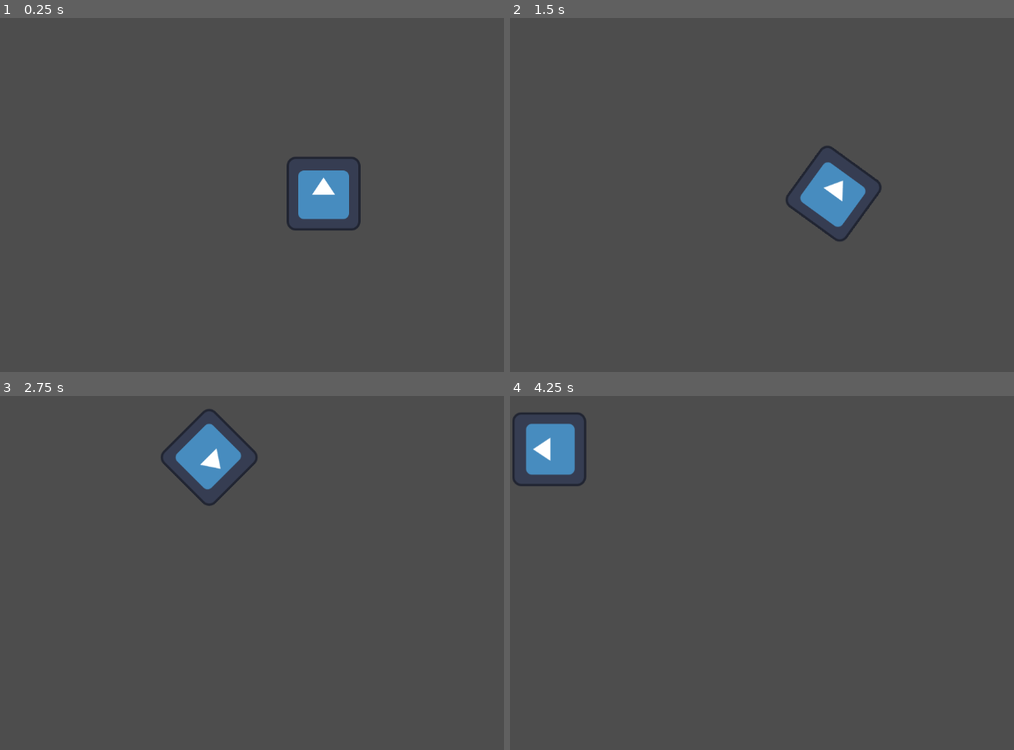
Above: before the commit, frames 1-4 (two rows, left to right).
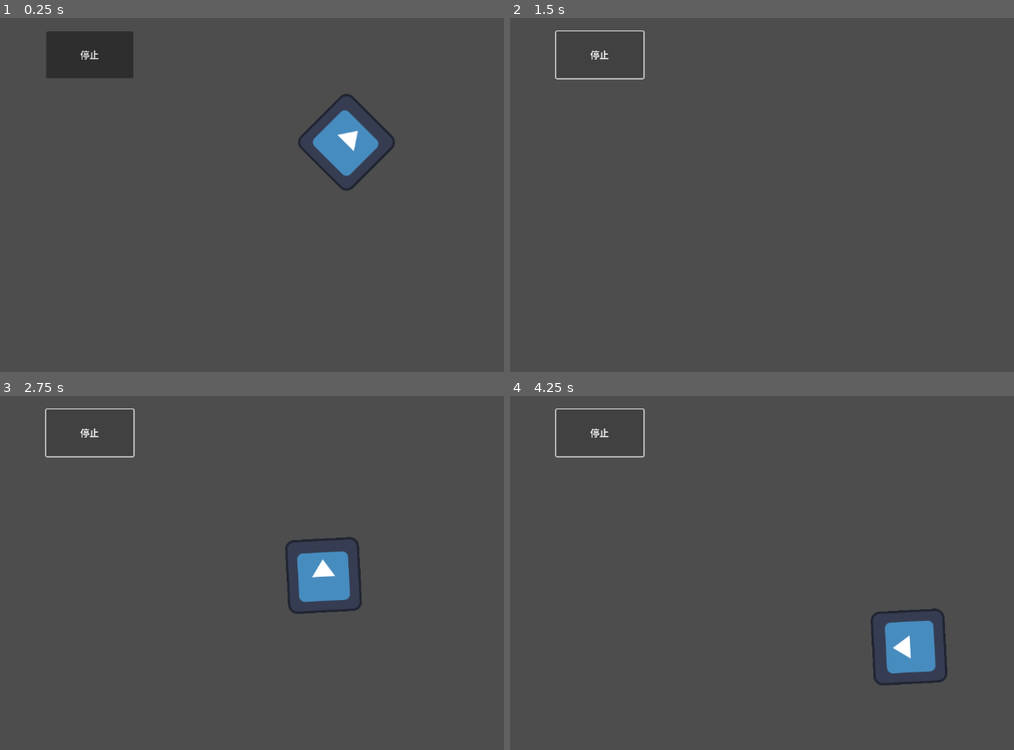
Above: after the commit, the same moments.

Repository: 471448446/DGodot
Game: Godot game, scene res://node_2d.tscn
Two runs of this game, one before a commit and one after it. Both use one fixed random seed, a clock stepped at 60 frames per second and the inputs below. Before the commit the project starts from res://sprite_2d.tscn. The engine's default icon, where the game draws it, is replaced by a stand-in: a white triangle on a blue panel in a dark square.
Inputs (mouse positions are in pixels of both pictures, inside the frame that each line leads up to):
- Up to frame 1 (0.25 s): no input
- Up to frame 2 (1.5 s): click (600, 53) at 0.5 s, where only the run after the commit has a clickable "停止"; tap Enter at 1.25 s; hold Right (ui_right) from 1.28 s (still down)
- Up to frame 3 (2.75 s): release Right (ui_right) at 2.03 s; hold Down (ui_down) from 2.03 s (still down)
- Up to frame 4 (4.25 s): release Down (ui_down) at 2.78 s; hold Right (ui_right) 2.78-3.53 s; hold Up (ui_up) from 3.53 s (still down)

The runs differ from the first frame. In frame 1, 5.7% of the frame differs, in the area x 9-79%, y 3-60%; in frame 2, 2.1%; in frame 3, 3.9%; in frame 4, 3.8%.

Commit message:
信号处理

Diff:
--- /dev/null
+++ b/HelloGDscript/node_2d.tscn
@@ -0,0 +1,19 @@
+[gd_scene load_steps=2 format=3 uid="uid://b4msuc5dv08jw"]
+
+[ext_resource type="PackedScene" uid="uid://cibtyem2ig7hm" path="res://sprite_2d.tscn" id="1_ni12e"]
+
+[node name="Node2D" type="Node2D"]
+
+[node name="Sprite2D" parent="." instance=ExtResource("1_ni12e")]
+
+[node name="MyTimer" type="Timer" parent="Sprite2D"]
+autostart = true
+
+[node name="Button" type="Button" parent="."]
+offset_left = 80.0
+offset_top = 58.0
+offset_right = 231.0
+offset_bottom = 139.0
+text = "停止"
+
+[connection signal="pressed" from="Button" to="Sprite2D" method="_on_button_pressed"]
--- a/HelloGDscript/project.godot
+++ b/HelloGDscript/project.godot
@@ -11,7 +11,7 @@
 [application]
 
 config/name="HelloGDscript"
-run/main_scene="res://sprite_2d.tscn"
+run/main_scene="res://node_2d.tscn"
 config/features=PackedStringArray("4.1", "Mobile")
 config/icon="res://icon.svg"
 
--- a/HelloGDscript/sprite_2d.gd
+++ b/HelloGDscript/sprite_2d.gd
@@ -12,14 +12,28 @@
 
 # Called when the node enters the scene tree for the first time.
 func _ready():
-	pass # Replace with function body.
+	#pass # Replace with function body.
+	# https://ask.godotengine.org/130426/how-do-i-make-a-simple-timer
+	var timer = get_node("MyTimer")
+	print(timer)
+	timer.connect("timeout",Callable(self,"_on_timer_timeout"),CONNECT_DEFERRED)
+	#timer.timeout.connect(_on_timer_timeout)
 
+func _on_timer_timeout():
+	visible = not visible
 
 # Called every frame. 'delta' is the elapsed time since the previous frame.
 # Godot将在每一帧调用该函数，并传递给它一个名为 delta 的参数，即从上一帧开始经过的时间
 func _process(delta):
 	#test1(delta)
-	test2(delta)
+	#test2(delta)
+	test3(delta)
+
+func test3(delta:float):
+	# 按钮按下的时候，修改位置
+	rotation += angle_speed*delta
+	var velocity = Vector2.UP.rotated(rotation) * speed
+	position += velocity * delta
 
 # 尝试建议输入事件
 func test2(delta:float):
@@ -46,3 +60,9 @@
 	# 移动
 	var velocity = Vector2.UP.rotated(rotation) * speed
 	position += velocity * delta
+
+
+func _on_button_pressed():
+	# 此函数将切换处理，进而切换按下按钮时图标的移动。
+	# 启用或警用帧刷新
+	set_process(not is_processing())
